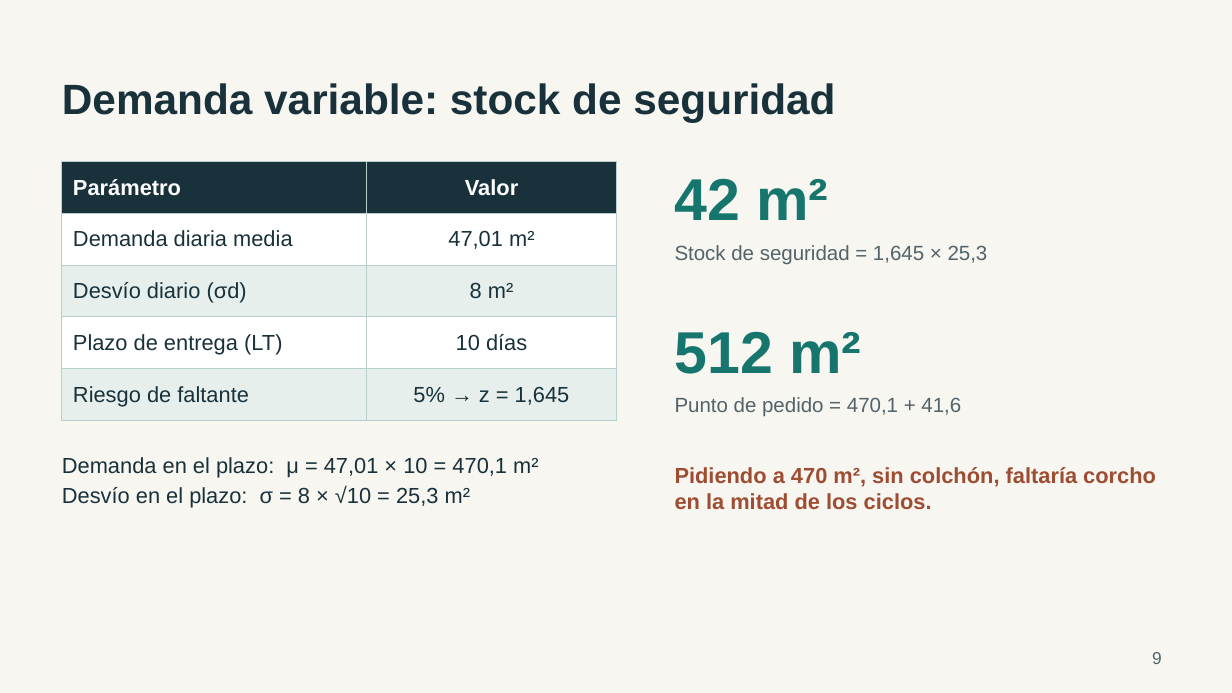
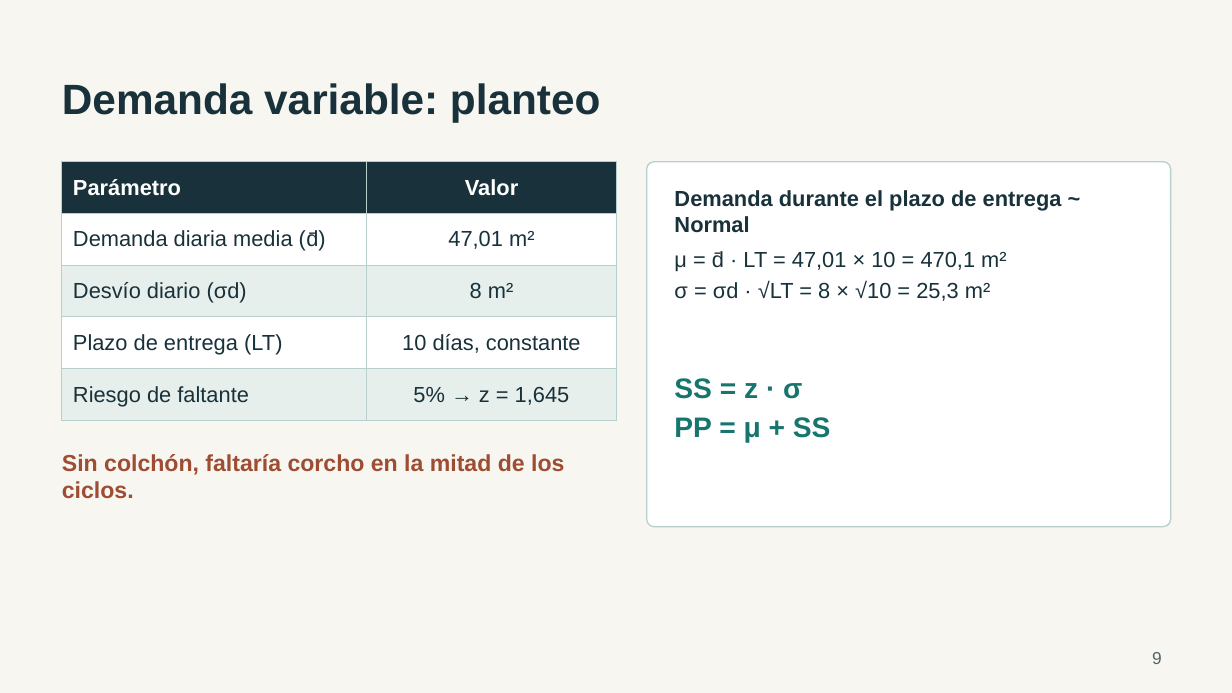
Before and after one commit to JuanBonadeo/utn_brain, a slide deck: slide 9 of materias/IO/entregables/etapa3/IO_402_Grupo1_Etapa3_Presentacion.pptx. Drawn at 1232x693 pixels with LibreOffice and Linux fonts; fonts in the diff are those of the drawing. Boxes give left, top, right and bottom in pixels: in the first picture for what was removed or moved away, otherwise in the second. Text is boxed around its words. In the diff, an @@ line names an element or a change of style, - is before the commit and + after.

```diff
--- a/materias/IO/entregables/etapa3/IO_402_Grupo1_Etapa3_Presentacion.pptx
+++ b/materias/IO/entregables/etapa3/IO_402_Grupo1_Etapa3_Presentacion.pptx
@@ title at (x1=62, y1=83, x2=600, y2=123): text changed @@
-Demanda variable: stock de seguridad
+Demanda variable: planteo
@@ table at (x1=62, y1=162, x2=616, y2=410) @@
-row 2, column 1: Demanda diaria media
+row 2, column 1: Demanda diaria media (d̄)
-row 4, column 2: 10 días
+row 4, column 2: 10 días, constante
@@ rounded rectangle added at (x1=647, y1=162, x2=1171, y2=527), fill #FFFFFF, outline #B7D0CD 1 pt @@
@@ text removed at (x1=675, y1=178, x2=828, y2=220) @@
-42 m²
@@ text at (x1=674, y1=190, x2=1062, y2=233): text changed; size 16 to 17 pt; text colour #52636A to #18313A; bold on @@
-Stock de seguridad = 1,645 × 25,3
+Demanda durante el plazo de entrega ~ Normal
@@ text at (x1=674, y1=251, x2=1006, y2=301): text changed; size 46 to 17 pt; text colour #16766E to #18313A; bold off @@
-512 m²
+μ = d̄ · LT = 47,01 × 10 = 470,1 m²
+σ = σd · √LT = 8 × √10 = 25,3 m²
@@ text at (x1=674, y1=378, x2=831, y2=443): text changed; size 16 to 22 pt; text colour #52636A to #16766E; bold on @@
-Punto de pedido = 470,1 + 41,6
+SS = z · σ
+PP = μ + SS
@@ text at (x1=62, y1=454, x2=564, y2=498): text changed; size 17 to 18 pt; text colour #18313A to #9E4D32; bold on @@
-Demanda en el plazo: μ = 47,01 × 10 = 470,1 m²
-Desvío en el plazo: σ = 8 × √10 = 25,3 m²
+Sin colchón, faltaría corcho en la mitad de los ciclos.
@@ text removed at (x1=675, y1=467, x2=1156, y2=509) @@
-Pidiendo a 470 m², sin colchón, faltaría corcho en la mitad de los ciclos.
```
Also in this commit, not shown: 6 other slides changed, 4 slides added, 4 slides removed, 1 other file.
